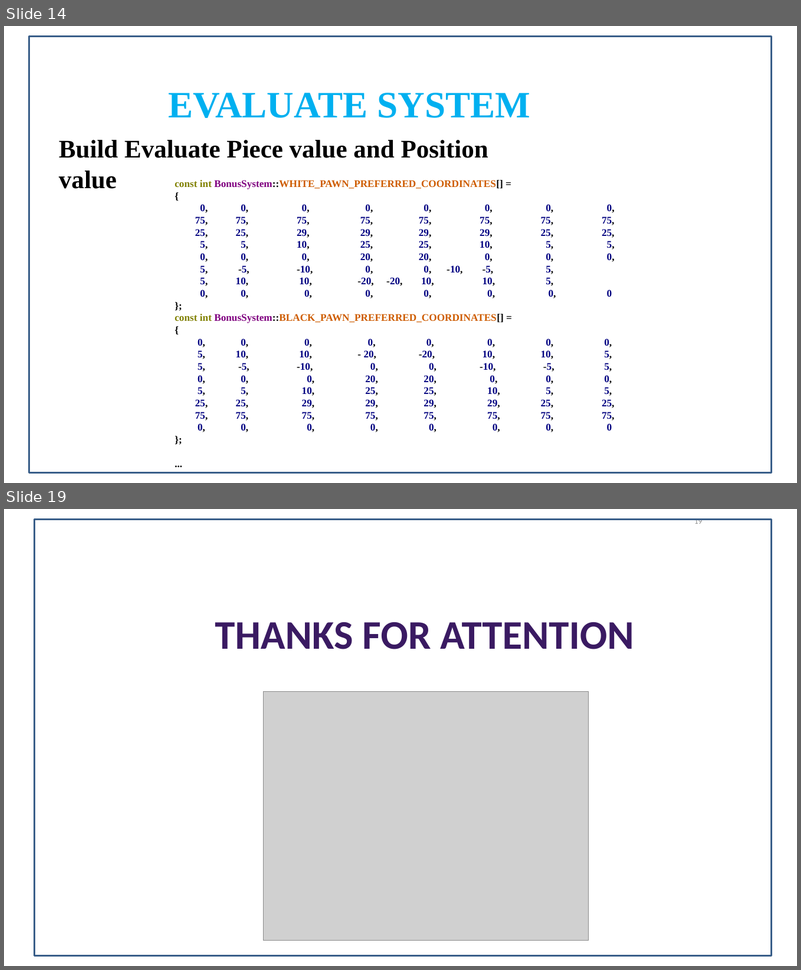
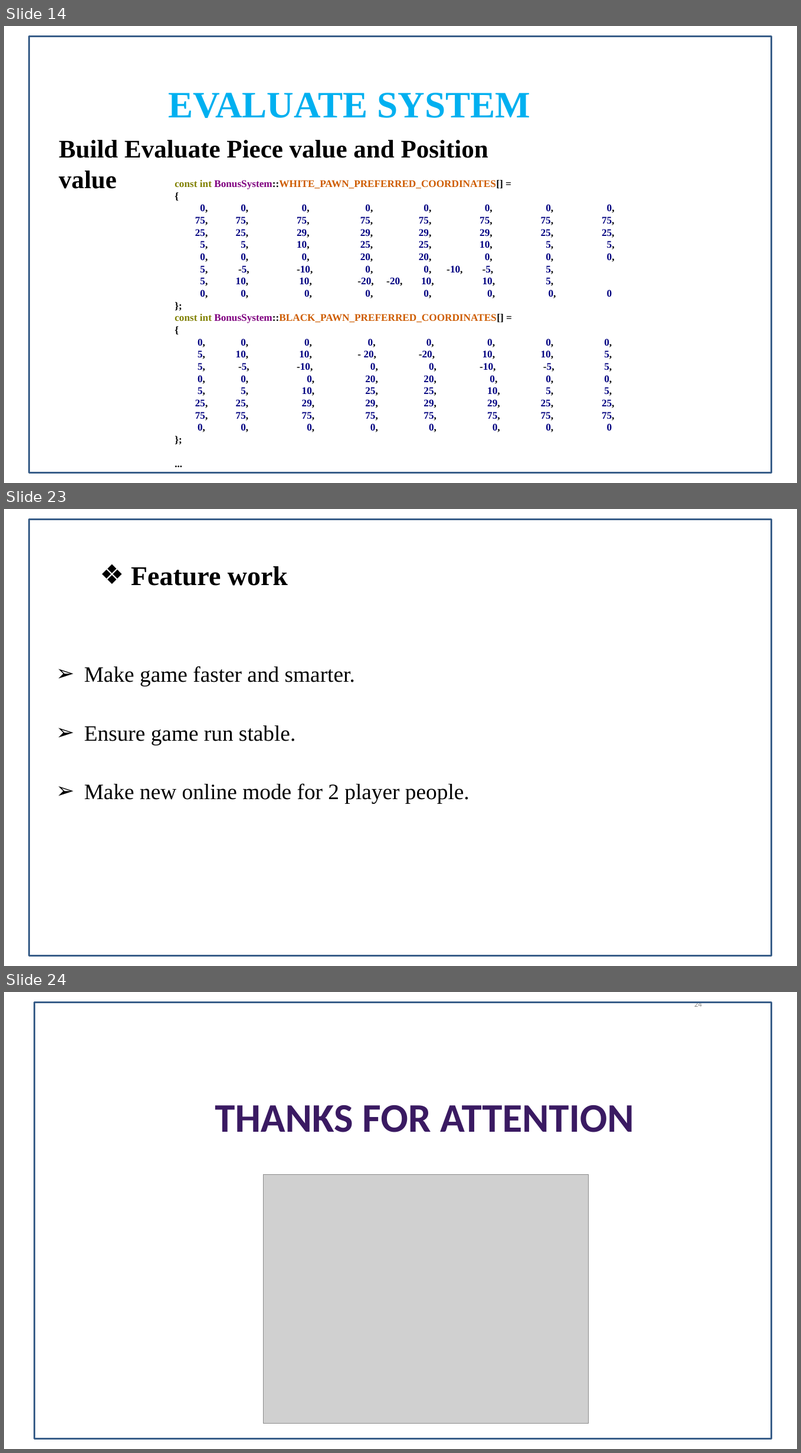
Before and after one commit to vduckute1812/AI, a slide deck: gameloft_present_chessgame.pptx. Shown one above the other, each under a label of ours: slides 14 and 19 before the commit, slides 14, 23 and 24 after it; the slides between them are not shown. The pictures are 801x970 and 801x1453 pixels, drawn with LibreOffice and Linux fonts; fonts in the diff are those of the drawing; grey boxes stand for pictures; background and template pictures are left out. Boxes give left, top, right and bottom in pixels: in the first picture for what was removed or moved away, otherwise in the second. Text is boxed around its words. In the diff, an @@ line names an element or a change of style, - is before the commit and + after.

```diff
--- a/gameloft_present_chessgame.pptx
+++ b/gameloft_present_chessgame.pptx
@@ slide 23 added at box(4, 509, 797, 966), background picture (left out) @@
@@ rectangle added at box(29, 520, 772, 956), outline #395E89 2.01 pt @@
@@ text added at box(131, 566, 288, 586), 32 pt, text #000000, bold @@
+❖ Feature work
@@ text added at box(84, 666, 470, 804), 26 pt, text #000000 @@
+➢ Make game faster and smarter.
+➢ Ensure game run stable.
+➢ Make new online mode for 2 player people.
@@ what was slide 19 is now slide 24 @@
@@ page number at box(694, 1001, 702, 1007): text changed @@
-19
+24
```
Also in this commit, not shown: 3 slides changed, 7 other slides added, 3 slides removed, 2 other files.
